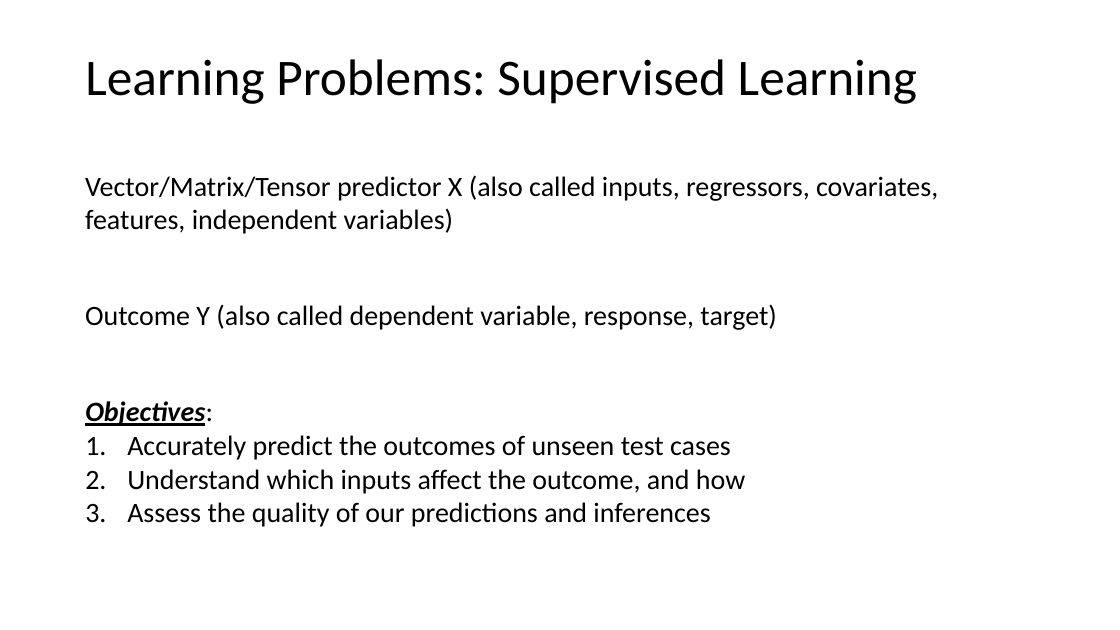
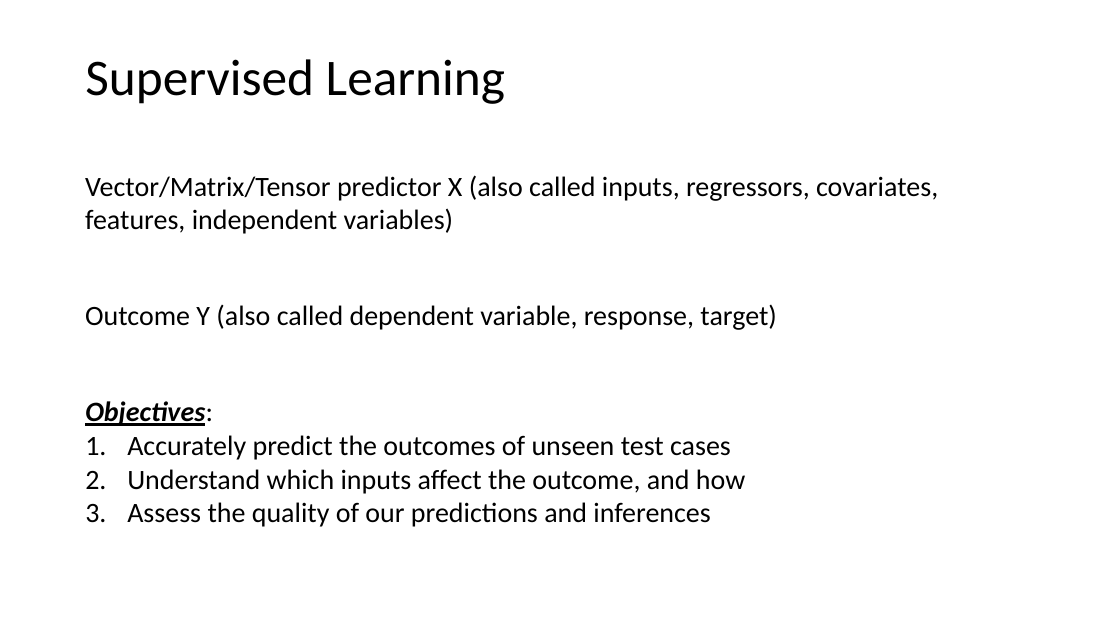
Before and after one commit to tianzheng4/tianzheng4.github.io, a slide deck: slide 11 of _umkc-teaching/slides/Lecture1 - Introduction.pptx (slide 10 before the commit). Drawn at 1120x630 pixels with LibreOffice and Linux fonts; fonts in the diff are those of the drawing. Boxes give left, top, right and bottom in pixels: in the first picture for what was removed or moved away, otherwise in the second. Text is boxed around its words. In the diff, an @@ line names an element or a change of style, - is before the commit and + after.

```diff
--- a/_umkc-teaching/slides/Lecture1 - Introduction.pptx
+++ b/_umkc-teaching/slides/Lecture1 - Introduction.pptx
@@ title at (85,59,505,104): text changed @@
-Learning Problems: Supervised Learning
+Supervised Learning
```
Also in this commit, not shown: 1 other slide changed, 7 slides added, 1 slide removed.
